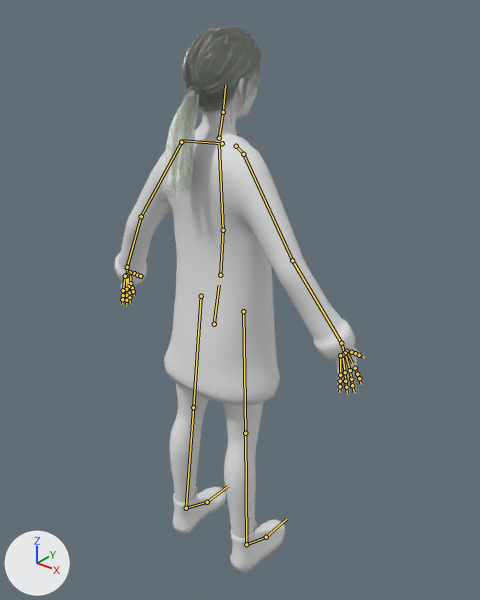
The FBX model UnityProject/Assets/Visuals/Characters/New Silja/NewSilja_rigged_1.fbx, before and after one commit.
Both versions are drawn from a 50 mm lens placed at (1.3, -1.54, 2.012), pointed at (0.001, 0.083, 1.005). The lights are fixed; the arrows at lower left show +X, +Y and +Z. The bones that bend it are drawn over the model as lines.

In view in the first picture: '!Silja_Hair', '!Silja_LowPoly'.
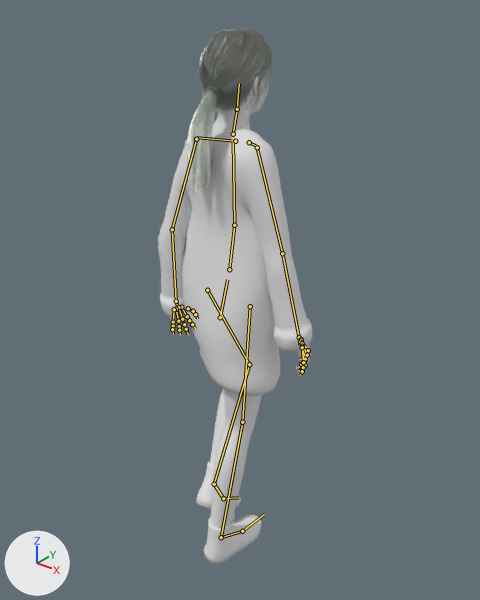
The newer file adds an action. The first version stands in its rest pose; the second is drawn at frame 33 of the action '!Silja_DeformRig|!NewSilja_PlaceHolderAnims'.

What the commit changed:
Bone 'hips' (bone_hips) moves from (0.0, 0.0, 0.0) to (0.02, 0.008, 0.053).
Bone 'hips' (bone_hips) turns from (0, 0, 0) to (4, 1, 2) degrees about its own x, y and z.
Bone 'spine' (bone_spine) turns from (0, 0, 0) to (0, 0, -2) degrees about its own x, y and z.
Bone 'chest' (bone_chest) turns from (0, 0, 0) to (0, 0, -2) degrees about its own x, y and z.
Bone 'neck' (bone_neck) turns from (0, 0, 0) to (-3, 2, 0) degrees about its own x, y and z.
Bone 'head' (bone_head) turns from (0, 0, 0) to (-3, 2, 0) degrees about its own x, y and z.
Bone 'upper_arm.L' (bone_upper_arm_l) turns from (0, 0, 0) to (0, 0, -16) degrees about its own x, y and z.
Bone 'forearm.L' (bone_forearm_l) turns from (0, 0, 0) to (-3, 43, -13) degrees about its own x, y and z.
Bone 'hand.L' (bone_hand_l) turns from (0, 0, 0) to (-32, 4, 9) degrees about its own x, y and z.
Bone 'f_index.02.L' (bone_f_index_02_l) turns from (0, 0, 0) to (-22, -3, 0) degrees about its own x, y and z.
Bone 'thumb.01.L' (bone_thumb_01_l) turns from (0, 0, 0) to (8, 1, -10) degrees about its own x, y and z.
Bone 'thumb.02.L' (bone_thumb_02_l) turns from (0, 0, 0) to (13, 16, -1) degrees about its own x, y and z.
Bone 'f_middle.03.L' (bone_f_middle_03_l) turns from (0, 0, 0) to (-9, 0, 0) degrees about its own x, y and z.
Bone 'upper_arm.R' (bone_upper_arm_r) turns from (0, 0, 0) to (7, -1, 21) degrees about its own x, y and z.
Bone 'forearm.R' (bone_forearm_r) turns from (0, 0, 0) to (-14, -20, 5) degrees about its own x, y and z.
Bone 'hand.R' (bone_hand_r) turns from (0, 0, 0) to (-20, -32, -19) degrees about its own x, y and z.
Bone 'f_index.01.R' (bone_f_index_01_r) turns from (0, 0, 0) to (-23, -1, -5) degrees about its own x, y and z.
Bone 'f_index.02.R' (bone_f_index_02_r) turns from (0, 0, 0) to (-11, 8, 0) degrees about its own x, y and z.
Bone 'thumb.01.R' (bone_thumb_01_r) turns from (0, 0, 0) to (9, 0, 3) degrees about its own x, y and z.
Bone 'thumb.02.R' (bone_thumb_02_r) turns from (0, 0, 0) to (14, 3, 0) degrees about its own x, y and z.
Bone 'f_middle.01.R' (bone_f_middle_01_r) turns from (0, 0, 0) to (-23, -1, -5) degrees about its own x, y and z.
Bone 'f_middle.02.R' (bone_f_middle_02_r) turns from (0, 0, 0) to (-12, 4, 0) degrees about its own x, y and z.
Bone 'palm.03.R' (bone_palm_03_r) turns from (0, 0, 0) to (4, 0, 0) degrees about its own x, y and z.
Bone 'f_ring.01.R' (bone_f_ring_01_r) turns from (0, 0, 0) to (-9, 0, -3) degrees about its own x, y and z.
Bone 'f_ring.02.R' (bone_f_ring_02_r) turns from (0, 0, 0) to (-20, 2, 0) degrees about its own x, y and z.
Bone 'f_ring.03.R' (bone_f_ring_03_r) turns from (0, 0, 0) to (-20, 0, 0) degrees about its own x, y and z.
Bone 'palm.04.R' (bone_palm_04_r) turns from (0, 0, 0) to (10, 0, 0) degrees about its own x, y and z.
Bone 'f_pinky.02.R' (bone_f_pinky_02_r) turns from (0, 0, 0) to (-8, 0, 0) degrees about its own x, y and z.
Bone 'thigh.L' (bone_thigh_l) turns from (0, 0, 0) to (-36, 2, 7) degrees about its own x, y and z.
Bone 'shin.L' (bone_shin_l) turns from (0, 0, 0) to (63, -5, 0) degrees about its own x, y and z.
Bone 'foot.L' (bone_foot_l) turns from (0, 0, 0) to (6, 6, -6) degrees about its own x, y and z.
Bone 'toe.L' (bone_toe_l) turns from (0, 0, 0) to (7, 1, 0) degrees about its own x, y and z.
Bone 'thigh.R' (bone_thigh_r) turns from (0, 0, 0) to (-4, 0, -3) degrees about its own x, y and z.
Bone 'shin.R' (bone_shin_r) turns from (0, 0, 0) to (10, 0, 0) degrees about its own x, y and z.
Bone 'foot.R' (bone_foot_r) turns from (0, 0, 0) to (-10, -3, 4) degrees about its own x, y and z.

Where the change shows, as pixel boxes (x1, y1, x2, y2) in the pictures (480 x 600 px):
'!Silja_LowPoly', posed (38% narrower)
    before: (115, 34, 365, 573)
    after: (158, 33, 313, 565)
'!Silja_Hair', posed (10% narrower)
    before: (161, 27, 261, 199)
    after: (182, 28, 272, 194)
bone 'hips', root to tip
    before: (214, 324) to (219, 285)
    after: (220, 317) to (227, 279)
bone 'spine', root to tip
    before: (220, 275) to (223, 230)
    after: (229, 269) to (234, 225)
bone 'chest', root to tip
    before: (223, 230) to (219, 143)
    after: (234, 225) to (233, 139)
bone 'neck', root to tip
    before: (219, 138) to (223, 112)
    after: (233, 134) to (237, 109)
bone 'head', root to tip
    before: (223, 112) to (225, 85)
    after: (237, 109) to (239, 83)
bone 'upper_arm.L', root to tip
    before: (181, 142) to (141, 216)
    after: (196, 139) to (172, 229)
bone 'forearm.L', root to tip
    before: (141, 216) to (127, 267)
    after: (172, 229) to (176, 301)
bone 'hand.L', root to tip
    before: (127, 267) to (127, 274)
    after: (176, 301) to (178, 308)
bone 'f_index.02.L', root to tip
    before: (132, 288) to (133, 291)
    after: (189, 320) to (192, 324)
bone 'thumb.01.L', root to tip
    before: (134, 273) to (137, 275)
    after: (188, 308) to (193, 311)
bone 'thumb.02.L', root to tip
    before: (137, 275) to (140, 276)
    after: (193, 311) to (195, 314)
bone 'f_middle.03.L', root to tip
    before: (129, 297) to (130, 302)
    after: (186, 329) to (188, 334)
bone 'upper_arm.R', root to tip
    before: (243, 154) to (292, 260)
    after: (257, 147) to (282, 253)
bone 'forearm.R', root to tip
    before: (292, 260) to (341, 343)
    after: (282, 253) to (299, 337)
bone 'hand.R', root to tip
    before: (341, 343) to (344, 353)
    after: (299, 337) to (302, 344)
bone 'f_index.01.R', root to tip
    before: (355, 368) to (357, 374)
    after: (308, 350) to (306, 354)
bone 'f_index.02.R', root to tip
    before: (357, 374) to (359, 378)
    after: (306, 354) to (303, 357)
bone 'thumb.01.R', root to tip
    before: (351, 352) to (355, 353)
    after: (301, 339) to (301, 340)
bone 'thumb.02.R', root to tip
    before: (355, 353) to (359, 355)
    after: (301, 340) to (300, 342)
bone 'f_middle.01.R', root to tip
    before: (350, 370) to (351, 379)
    after: (307, 355) to (304, 360)
bone 'f_middle.02.R', root to tip
    before: (351, 379) to (352, 385)
    after: (304, 360) to (301, 364)
bone 'palm.03.R', root to tip
    before: (342, 355) to (345, 372)
    after: (302, 346) to (305, 359)
bone 'f_ring.01.R', root to tip
    before: (345, 372) to (345, 381)
    after: (305, 359) to (305, 365)
bone 'f_ring.02.R', root to tip
    before: (345, 381) to (346, 387)
    after: (305, 365) to (302, 368)
bone 'f_ring.03.R', root to tip
    before: (346, 387) to (347, 393)
    after: (302, 368) to (298, 371)
bone 'palm.04.R', root to tip
    before: (340, 355) to (340, 375)
    after: (302, 347) to (303, 362)
bone 'f_pinky.02.R', root to tip
    before: (340, 381) to (340, 386)
    after: (303, 367) to (302, 371)
bone 'thigh.L', root to tip
    before: (201, 296) to (193, 407)
    after: (207, 290) to (249, 364)
bone 'shin.L', root to tip
    before: (193, 407) to (186, 508)
    after: (249, 364) to (214, 484)
bone 'foot.L', root to tip
    before: (186, 508) to (207, 502)
    after: (214, 484) to (223, 498)
bone 'toe.L', root to tip
    before: (207, 502) to (228, 486)
    after: (223, 498) to (239, 497)
bone 'thigh.R', root to tip
    before: (243, 311) to (245, 433)
    after: (250, 306) to (242, 422)
bone 'shin.R', root to tip
    before: (245, 433) to (246, 544)
    after: (242, 422) to (221, 537)
bone 'foot.R', root to tip
    before: (246, 544) to (266, 537)
    after: (221, 537) to (242, 531)
